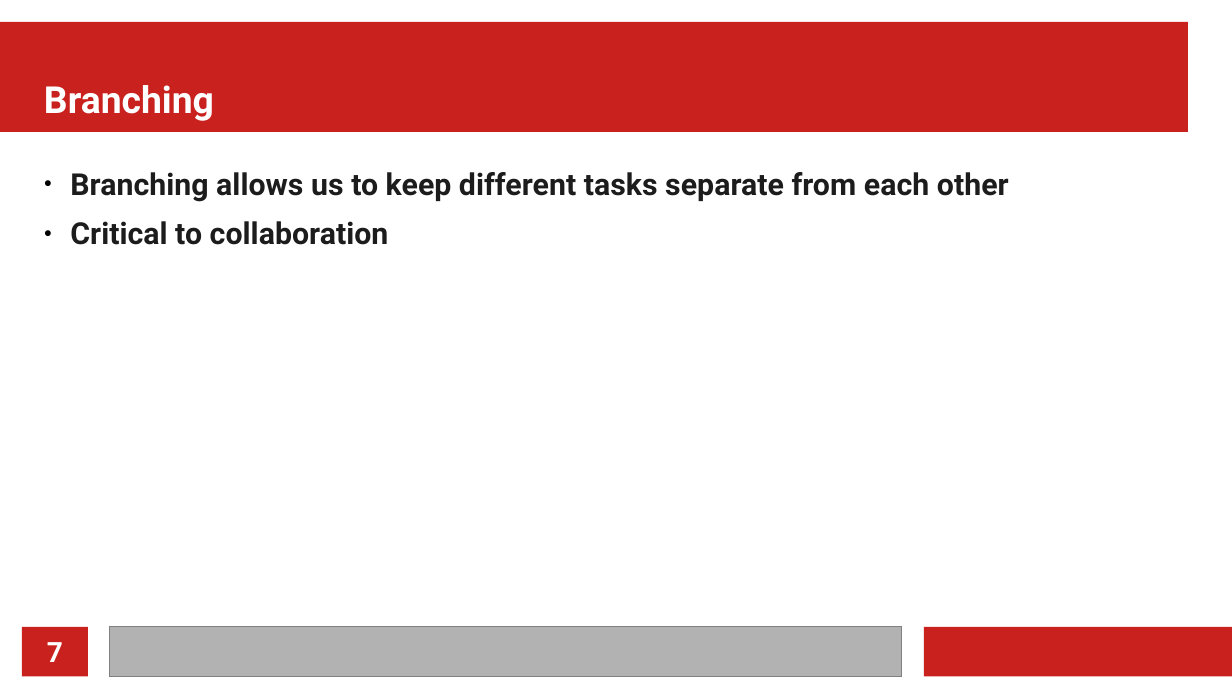
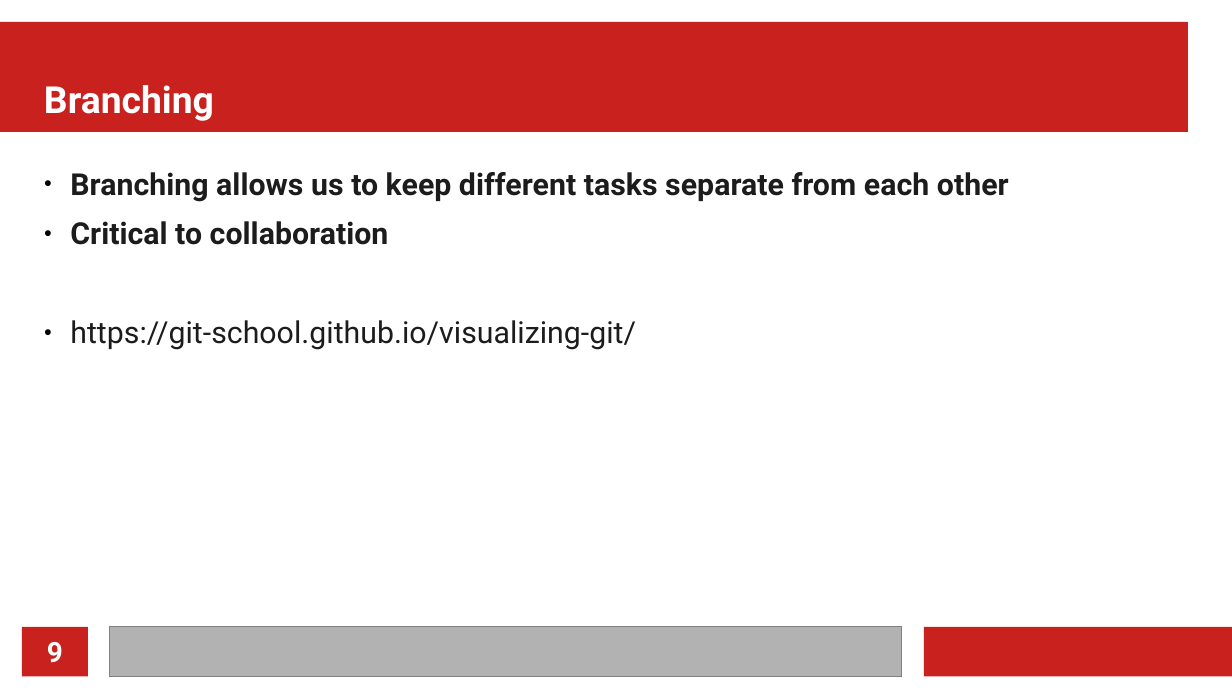
Before and after one commit to MarkusG/UCI-Slides, a slide deck: slide 9 of git.odp (slide 7 before the commit). Drawn at 1232x693 pixels with LibreOffice and Linux fonts; fonts in the diff are those of the drawing. Boxes give left, top, right and bottom in pixels: in the first picture for what was removed or moved away, otherwise in the second. Text is boxed around its words. In the diff, an @@ line names an element or a change of style, - is before the commit and + after.

```diff
--- a/git.odp
+++ b/git.odp
@@ text at box(70, 320, 636, 350): paragraph added @@
+● https://git-school.github.io/visualizing-git/
@@ page number at box(47, 642, 63, 663): text changed @@
-7
+9
```
Also in this commit, not shown: 2 other slides changed, 5 slides added, 1 other file.
